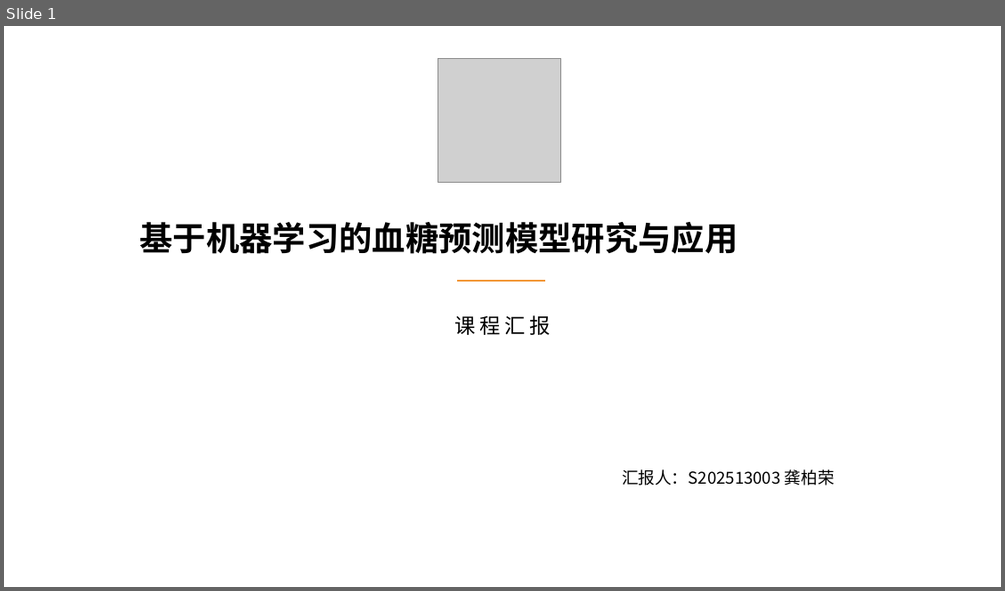
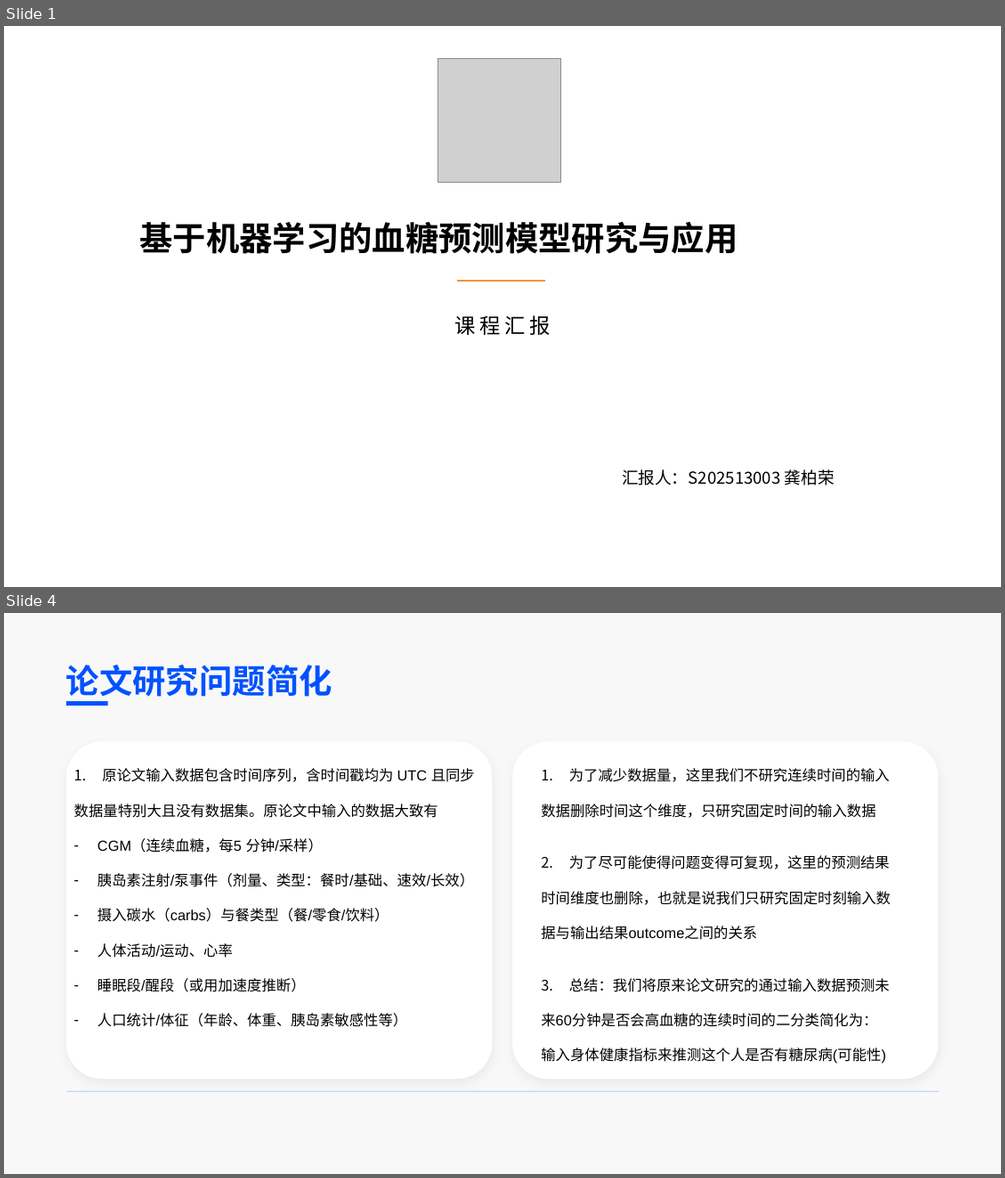
Before and after one commit to BaiRong-NUC/DiabetesAnalyzes, a slide deck: 多元统计与模式识别课程汇报.pptx. Shown one above the other, each under a label of ours: slide 1 before the commit, slides 1 and 4 after it; the slides between them are not shown. The pictures are 1005x591 and 1005x1178 pixels, drawn with LibreOffice and Linux fonts; fonts in the diff are those of the drawing; grey boxes stand for pictures; background and template pictures are left out. Boxes give left, top, right and bottom in pixels: in the first picture for what was removed or moved away, otherwise in the second. Text is boxed around its words. In the diff, an @@ line names an element or a change of style, - is before the commit and + after.

Commit message:
上传ppt 完成了数据集的介绍

```diff
--- a/多元统计与模式识别课程汇报.pptx
+++ b/多元统计与模式识别课程汇报.pptx
@@ slide 4 added at <box>4,613,1001,1174</box>, background #F8F8F8 @@
@@ text added at <box>66,665,332,702</box>, 32 pt, text #0052FF, bold @@
+论文研究问题简化
@@ rounded rectangle added at <box>66,701,108,706</box>, fill #0052FF @@
@@ rounded rectangle added at <box>66,742,493,1078</box>, fill #FFFFFF @@
@@ rounded rectangle added at <box>512,742,938,1078</box>, fill #FFFFFF @@
@@ text added at <box>74,768,475,1027</box>, 14 pt, text #000000 @@
+1. 原论文输入数据包含时间序列，含时间戳均为 UTC 且同步
+  数据量特别大且没有数据集。原论文中输入的数据大致有
+  – CGM（连续血糖，每5 分钟/采样）
+  – 胰岛素注射/泵事件（剂量、类型：餐时/基础、速效/长效）
+  – 摄入碳水（carbs）与餐类型（餐/零食/饮料）
+  – 人体活动/运动、心率
+  – 睡眠段/醒段（或用加速度推断）
+  – 人口统计/体征（年龄、体重、胰岛素敏感性等）
@@ text added at <box>541,768,890,1063</box>, 14 pt, text #000000 @@
+1. 为了减少数据量，这里我们不研究连续时间的输入
+数据删除时间这个维度，只研究固定时间的输入数据
+2. 为了尽可能使得问题变得可复现，这里的预测结果
+时间维度也删除，也就是说我们只研究固定时刻输入数
+据与输出结果outcome之间的关系
+3. 总结：我们将原来论文研究的通过输入数据预测未
+来60分钟是否会高血糖的连续时间的二分类简化为：
+输入身体健康指标来推测这个人是否有糖尿病(可能性)
@@ rounded rectangle added at <box>66,1091,938,1092</box>, fill #0052FF at 20% opacity @@
```
Also in this commit, not shown: 2 slides changed, 2 other slides added, 9 slides removed.
